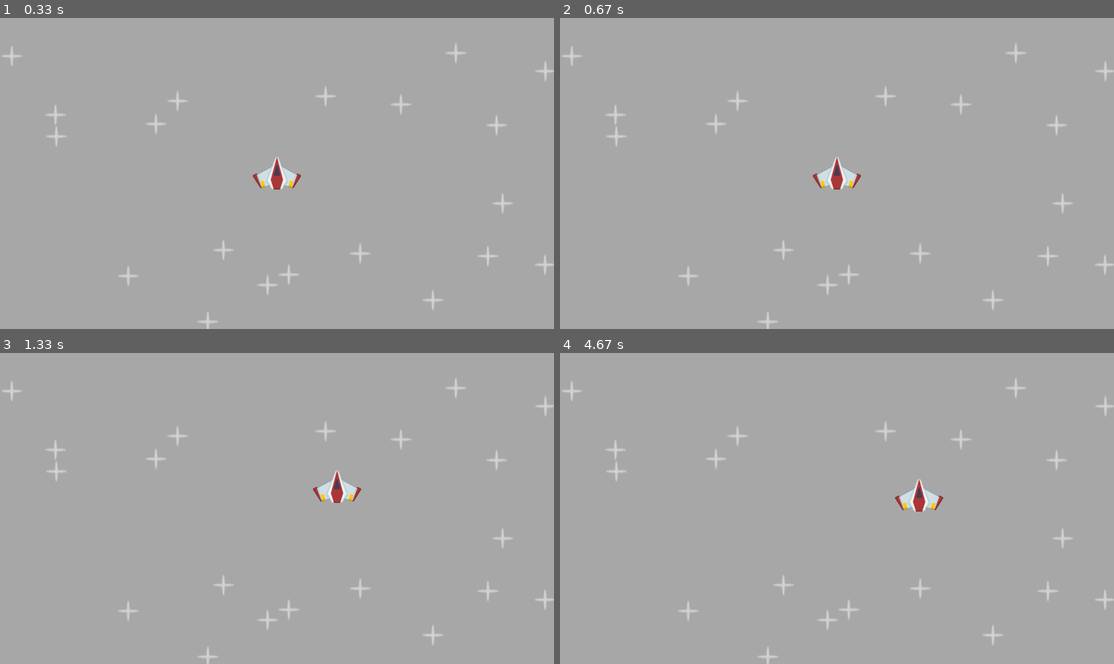
Above: before the commit, frames 1-4 (two rows, left to right).
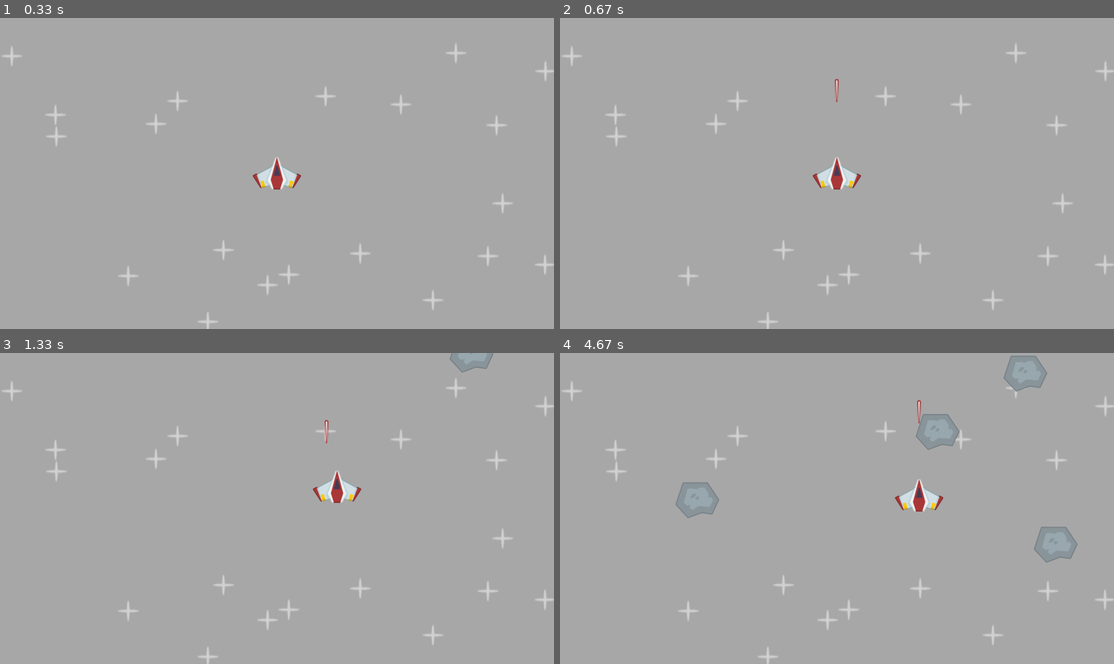
Above: after the commit, the same moments.

Repository: SZYMMIX/pygame-projects
Game: pygame game, started from Space Shooter/main.py
The game is run twice, just before and just after one commit, with the same random seed, the same clock (stepped at 60 frames per second) and the same inputs.
Inputs:
- Up to frame 1 (0.33 s): no input
- Up to frame 2 (0.67 s): tap Space at 0.33 s
- Up to frame 3 (1.33 s): hold Right 0.67-1.13 s; tap Space at 0.73, 1.03, 1.23 s; hold Up from 1.17 s (still down)
- Up to frame 4 (4.67 s): release Up at 1.47 s; hold Right 1.5-1.97 s; tap Space at 1.57, 1.87, 2.07, 2.37, 2.63, 2.97, 3.27, 3.4, 3.8, 4.1, 4.47 s; hold Left 2-2.53 s; hold Down 2.57-2.87 s; hold Left 2.9-3.3 s; hold Up 3.33-3.7 s; hold Right 3.73-4.37 s; hold Down from 4.4 s (still down)

Frame 1 is identical in both runs. In frame 2, less than 0.1% of the frame differs, in the area x 49-51%, y 19-28%; in frame 3, 0.3%; in frame 4, 1.8%, in the area x 20-94%, y 0-68%.

Commit message:
Implement laser shooting mechanics and meteor spawning in the game

Diff:
--- a/Space Shooter/main.py
+++ b/Space Shooter/main.py
@@ -1,5 +1,5 @@
 import pygame
-import random
+from random import randint, uniform
 from os.path import join
 
 class Player(pygame.sprite.Sprite):
@@ -9,6 +9,18 @@
         self.rect = self.image.get_frect(center = (WINDOW_WIDTH / 2, WINDOW_HEIGHT / 2))
         self.speed = 300
         self.direction = pygame.math.Vector2()
+
+        self.canShoot = True
+        self.laser_shoot_time = 0
+        self.cooldown_duration = 400
+
+    def laser_timer(self):
+        if not self.canShoot:
+            current_time = pygame.time.get_ticks()
+            if current_time - self.laser_shoot_time >= self.cooldown_duration:
+                self.canShoot = True
+
+
     def update(self, dt):
         keys = pygame.key.get_pressed()
         self.direction.x = int(keys[pygame.K_RIGHT]) - int(keys[pygame.K_LEFT])
@@ -17,16 +29,43 @@
         self.rect.center += self.direction * self.speed * dt
 
         recent_keys = pygame.key.get_just_pressed()
-        if recent_keys[pygame.K_SPACE]:
-            pass
+        if recent_keys[pygame.K_SPACE] and self.canShoot:
+            Laser(all_sprites, laser_surf, self.rect.midtop)
+            self.canShoot = False
+            self.laser_shoot_time = pygame.time.get_ticks()
+
+
+        self.laser_timer()
 
 class Star(pygame.sprite.Sprite):
     def __init__(self, groups, surf):
         super().__init__(groups)
         self.image = surf
-        self.rect = self.image.get_frect(center = (random.randint(0, WINDOW_WIDTH), random.randint(0, WINDOW_HEIGHT)))
+        self.rect = self.image.get_frect(center = (randint(0, WINDOW_WIDTH), randint(0, WINDOW_HEIGHT)))
 
+class Laser(pygame.sprite.Sprite):
+    def __init__(self, groups, surf, pos):
+        super().__init__(groups)
+        self.image = surf
+        self.rect = self.image.get_frect(midbottom = pos)
 
+    def update(self, dt):
+        self.rect.centery -= 400 * dt
+        if self.rect.bottom < 0:
+            self.kill()
+
+class Meteor(pygame.sprite.Sprite):
+    def __init__(self, groups, surf):
+        super().__init__(groups)
+        self.image = surf
+        self.rect = self.image.get_frect(center = (randint(80, WINDOW_WIDTH-80), -40))
+        self.drop_speed = randint(100, 150)
+        self.direction = pygame.Vector2(uniform(-0.15, 0.15), 1)
+
+    def update(self, dt):
+        self.rect.center += self.direction * self.drop_speed * dt
+        if self.rect.top > WINDOW_HEIGHT:
+            self.kill()
 
 pygame.init()
 WINDOW_WIDTH, WINDOW_HEIGHT = 1280, 720
@@ -35,18 +74,22 @@
 clock = pygame.time.Clock()
 pygame.display.set_caption('Space Shooter')
 
-all_sprites = pygame.sprite.Group()
 
 star_surf = pygame.image.load(join('Space Shooter', 'Assets', 'images', 'star.png')).convert_alpha()
+meteor_surf = pygame.image.load(join('Space Shooter', 'Assets', 'images', 'meteor.png')).convert_alpha()
+laser_surf = pygame.image.load(join('Space Shooter', 'Assets', 'images', 'laser.png')).convert_alpha()
+
+
+all_sprites = pygame.sprite.Group()
+meteor_sprites = pygame.sprite.Group()
 for _ in range(20):
     Star(all_sprites, star_surf)
+player = Player(all_sprites)
 
-player = Player(all_sprites)
-meteor_surf = pygame.image.load(join('Space Shooter', 'Assets', 'images', 'meteor.png')).convert_alpha()
-meteor_rect = meteor_surf.get_frect(center = (WINDOW_WIDTH / 2, WINDOW_HEIGHT / 2))
 
-laser_surf = pygame.image.load(join('Space Shooter', 'Assets', 'images', 'laser.png')).convert_alpha()
-laser_rect = laser_surf.get_frect(bottomleft = (20, WINDOW_HEIGHT - 20))
+meteor_event = pygame.event.custom_type()
+pygame.time.set_timer(meteor_event, 1000)
+
 
 while running:
     dt = clock.tick() / 1000
@@ -54,8 +97,11 @@
         if event.type == pygame.QUIT:
             running = False
 
+        if event.type == meteor_event:
+            Meteor((all_sprites, meteor_sprites), meteor_surf)
+
     all_sprites.update(dt)
-
+    pygame.sprite.spritecollide(player, meteor_sprites, dokill=True)
     display_surface.fill("darkgray")
     all_sprites.draw(display_surface)
     pygame.display.update()
